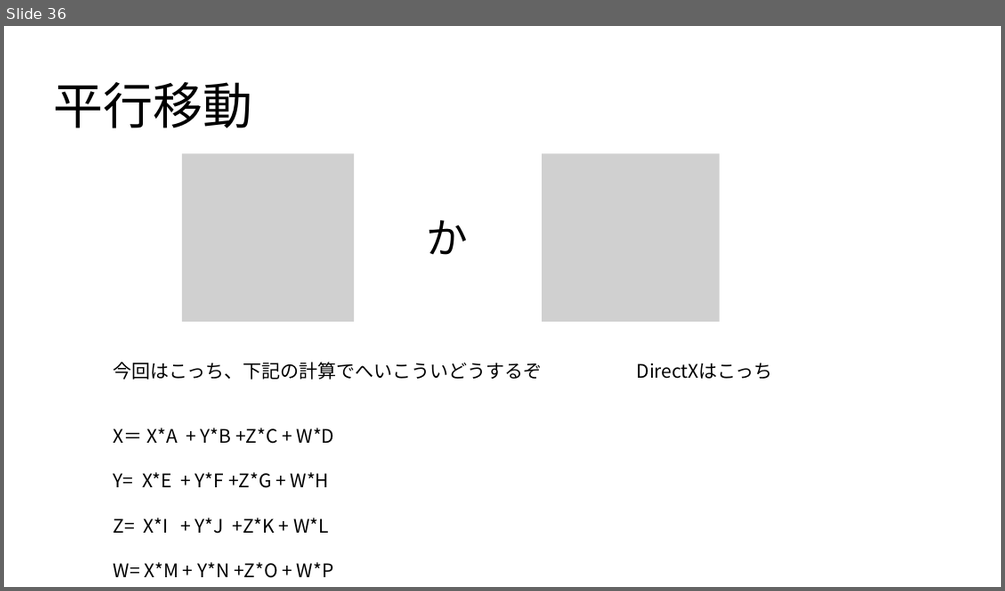
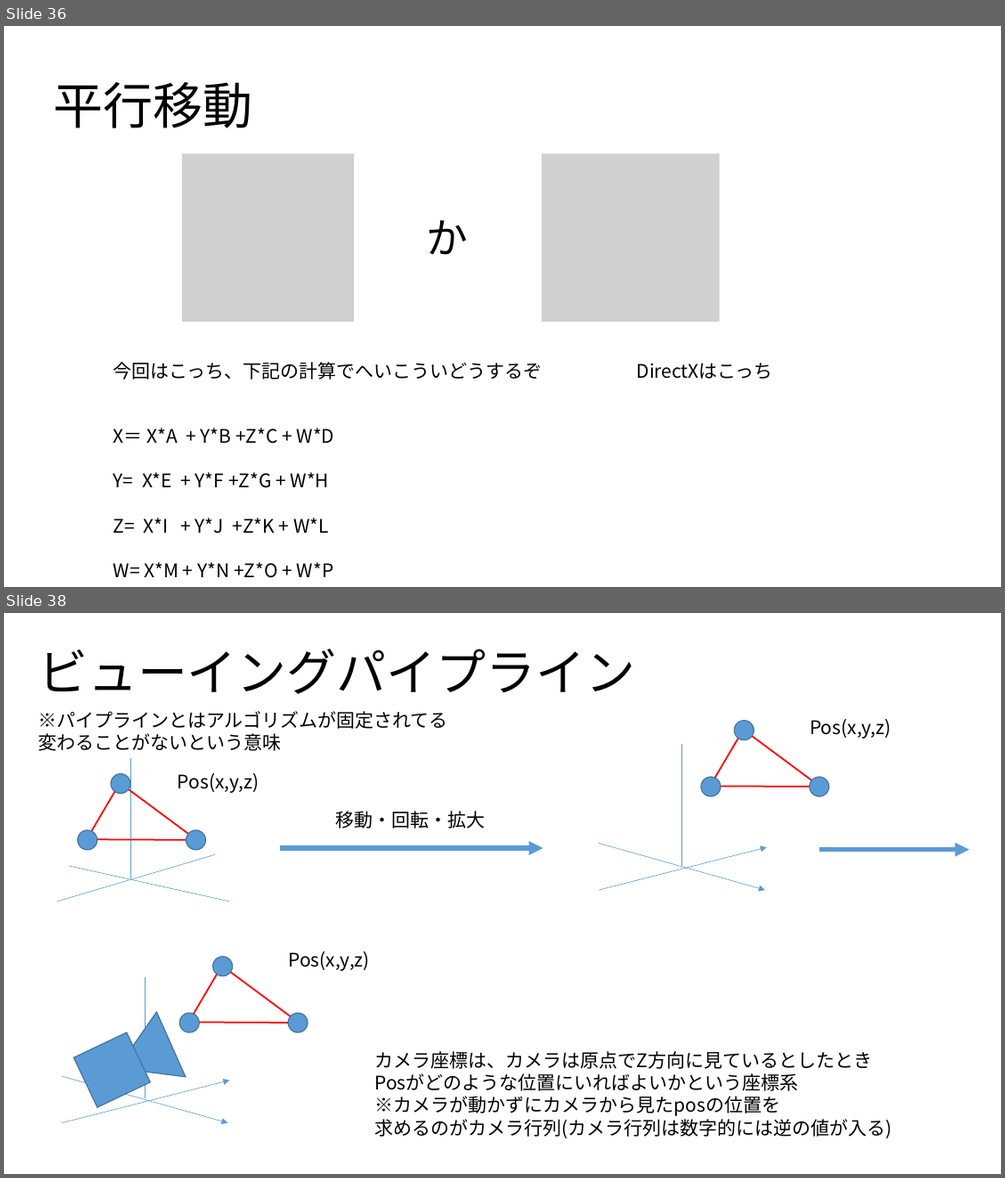
Before and after one commit to UMA729/MySchoolDatas, a slide deck: ゲ数Ⅱ/ゲーム数学.pptx. Shown one above the other, each under a label of ours: slide 36 before the commit, slides 36 and 38 after it; the slides between them are not shown. The pictures are 1005x591 and 1005x1178 pixels, drawn with LibreOffice and Linux fonts; fonts in the diff are those of the drawing; grey boxes stand for pictures. Boxes give left, top, right and bottom in pixels: in the first picture for what was removed or moved away, otherwise in the second. Text is boxed around its words. In the diff, an @@ line names an element or a change of style, - is before the commit and + after.

```diff
--- a/ゲ数Ⅱ/ゲーム数学.pptx
+++ b/ゲ数Ⅱ/ゲーム数学.pptx
@@ slide 38 added at <box>4,613,1001,1174</box>, background #FFFFFF @@
@@ text added at <box>38,649,636,694</box>, 48 pt, text #000000 @@
+ビューイングパイプライン
@@ text added at <box>38,711,448,751</box>, 18 pt, text #000000 @@
+※パイプラインとはアルゴリズムが固定されてる
+変わることがないという意味
@@ text added at <box>809,719,890,738</box>, 18 pt, text #000000 @@
+Pos(x,y,z)
@@ line added from (682, 866) to (682, 744), #5B9BD5 0.5 pt @@
@@ line added from (130, 877) to (130, 758), #5B9BD5 0.5 pt @@
@@ text added at <box>178,773,259,793</box>, 18 pt, text #000000 @@
+Pos(x,y,z)
@@ group added at <box>701,721,829,796</box>: 3 lines, 3 ellipses @@
@@ text added at <box>336,811,485,828</box>, 18 pt, text #000000 @@
+移動・回転・拡大
@@ group added at <box>77,774,205,850</box>: 3 lines, 3 ellipses @@
@@ arrow added from (280, 848) to (543, 848), #5B9BD5 4.5 pt @@
@@ arrow added from (599, 844) to (765, 890), #5B9BD5 0.5 pt @@
@@ arrow added from (599, 890) to (767, 847), #5B9BD5 0.5 pt @@
@@ arrow added from (819, 850) to (970, 850), #5B9BD5 4.5 pt @@
@@ line added from (57, 901) to (215, 854), #5B9BD5 0.5 pt @@
@@ line added from (69, 866) to (230, 901), #5B9BD5 0.5 pt @@
@@ text added at <box>289,951,370,971</box>, 18 pt, text #000000 @@
+Pos(x,y,z)
@@ line added from (145, 1098) to (145, 977), #5B9BD5 0.5 pt @@
@@ triangle added at <box>103,1012,186,1100</box>, fill #5B9BD5, outline #43739E 1 pt @@
@@ rectangle added at <box>73,1032,150,1108</box>, fill #5B9BD5, outline #43739E 1 pt @@
@@ group added at <box>179,957,307,1032</box>: 3 lines, 3 ellipses @@
@@ text added at <box>375,1051,892,1138</box>, 18 pt, text #000000 @@
+カメラ座標は、カメラは原点でZ方向に見ているとしたとき
+Posがどのような位置にいればよいかという座標系
+※カメラが動かずにカメラから見たposの位置を
+求めるのがカメラ行列(カメラ行列は数字的には逆の値が入る)
@@ arrow added from (62, 1076) to (227, 1123), #5B9BD5 0.5 pt @@
@@ arrow added from (62, 1123) to (230, 1080), #5B9BD5 0.5 pt @@
```
Also in this commit, not shown: 2 slides changed, 7 other slides added, 1 other file.
